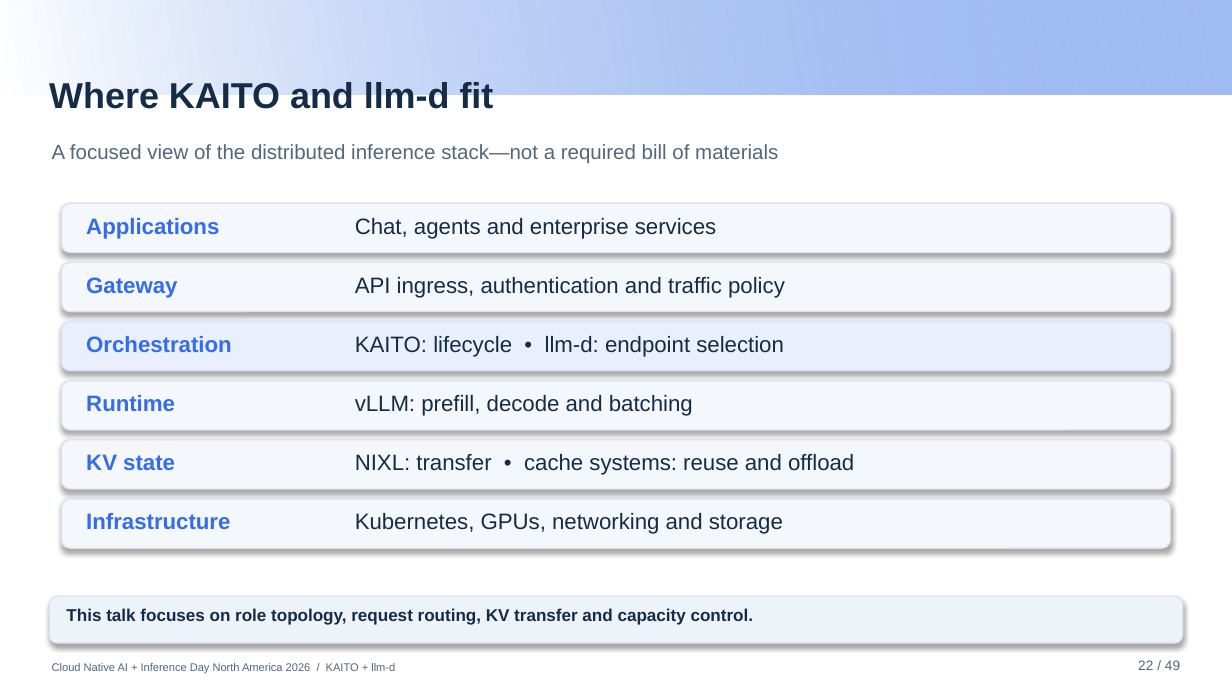
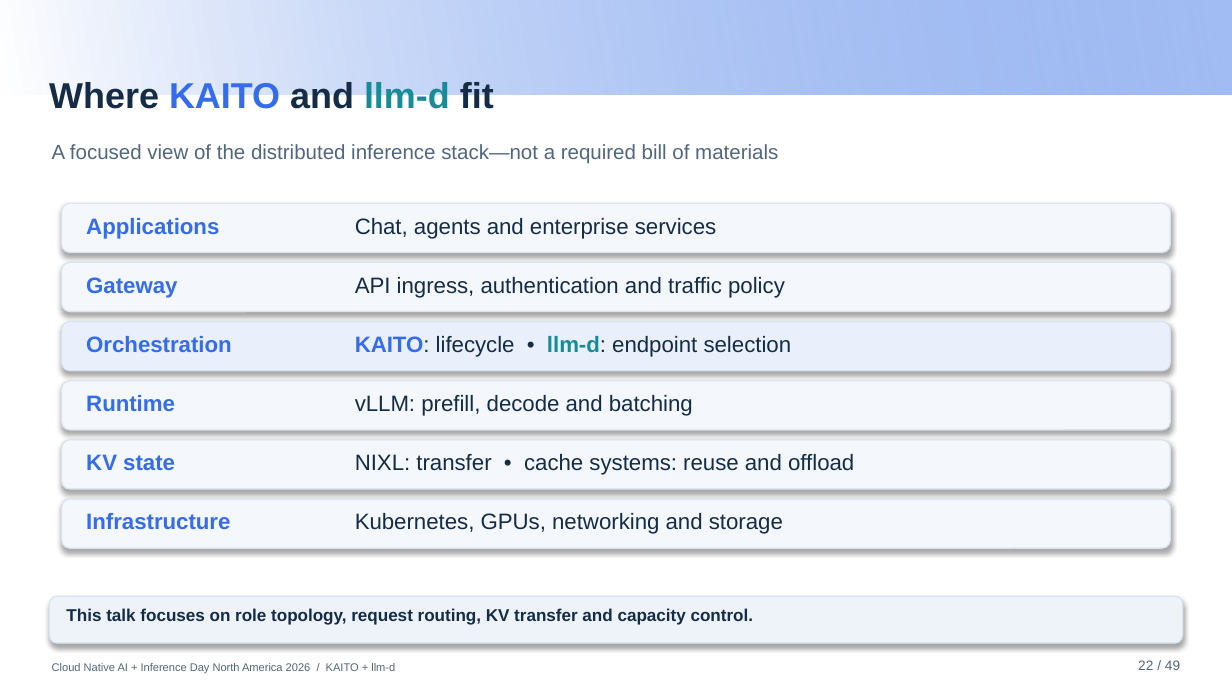
Before and after one commit to andyzhangx/demo, a slide deck: slide 22 of llm/pd-disaggregation/kubecon-na-2026-pd-disaggregation-kaito-llmd.pptx. Drawn at 1232x693 pixels with LibreOffice and Linux fonts; fonts in the diff are those of the drawing; background and template pictures are left out. Boxes give left, top, right and bottom in pixels: in the first picture for what was removed or moved away, otherwise in the second. Text is boxed around its words. In the diff, an @@ line names an element or a change of style, - is before the commit and + after.

```diff
--- a/llm/pd-disaggregation/kubecon-na-2026-pd-disaggregation-kaito-llmd.pptx
+++ b/llm/pd-disaggregation/kubecon-na-2026-pd-disaggregation-kaito-llmd.pptx
@@ text "Where KAITO and llm-d fit" at box(49, 82, 494, 115): text colour #142C46 to #346CEC in "KAITO"; text colour #142C46 to #168C96 in "llm-d" @@
@@ text "KAITO: lifecycle • llm-d: endpoint ..." at box(355, 336, 792, 357): text colour #142C46 to #346CEC in "KAITO:"; text colour #142C46 to #168C96 in "llm-d:"; bold on in "KAITO: llm-d:" @@
```
Also in this commit, not shown: 2 other slides changed.
